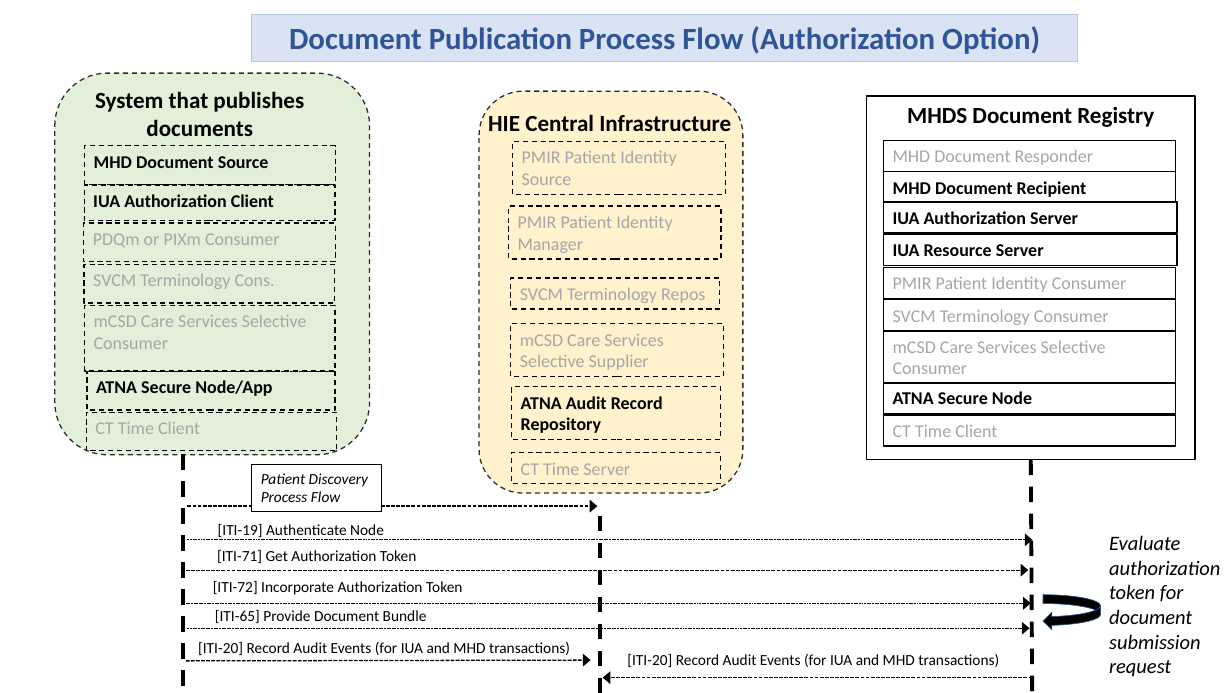
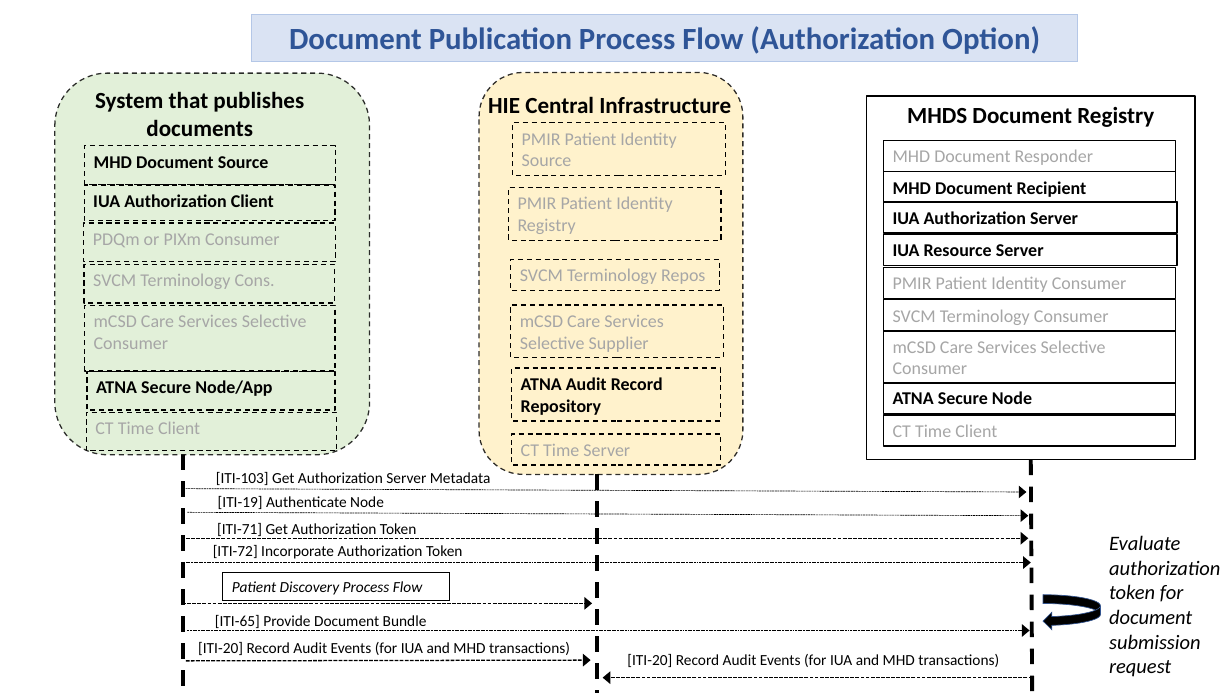
Before and after one commit to IHE/ITI.MHDS, a slide deck: slide 8 of input/images-source/Diagrams.pptx. Drawn at 1232x693 pixels with LibreOffice and Linux fonts; fonts in the diff are those of the drawing. Boxes give left, top, right and bottom in pixels: in the first picture for what was removed or moved away, otherwise in the second. Text is boxed around its words. In the diff, an @@ line names an element or a change of style, - is before the commit and + after.

```diff
--- a/input/images-source/Diagrams.pptx
+++ b/input/images-source/Diagrams.pptx
@@ 6 rectangles, 1 text, 1 rounded rectangle moved together from (x1=480, y1=91, x2=744, y2=494) to (x1=480, y1=72, x2=744, y2=474) @@
@@ text in rectangle at (x1=518, y1=197, x2=672, y2=234): text changed @@
-PMIR Patient Identity Manager
+PMIR Patient Identity Registry
@@ text added at (x1=216, y1=472, x2=491, y2=485), 12 pt, text #000000 @@
+[ITI-103] Get Authorization Server Metadata
@@ line moved from (600, 516) - (600, 693) to (598, 474) - (598, 693) @@
@@ arrow added from (186, 489) to (1027, 492), #000000 0.5 pt dashed @@
@@ text "[ITI-19] Authenticate Node" moved from (x1=218, y1=524, x2=384, y2=540) to (x1=218, y1=496, x2=384, y2=509) @@
@@ arrow moved from (186, 570) - (1029, 570) to (186, 539) - (1029, 539) @@
@@ arrow moved from (188, 540) - (1032, 540) to (188, 512) - (1029, 516) @@
@@ text "[ITI-72] Incorporate Authorization Token" moved from (x1=213, y1=581, x2=462, y2=595) to (x1=213, y1=545, x2=462, y2=559) @@
@@ text "[ITI-71] Get Authorization Token" moved from (x1=217, y1=550, x2=416, y2=563) to (x1=217, y1=523, x2=416, y2=539) @@
@@ arrow moved from (186, 604) - (1031, 604) to (186, 563) - (1031, 563) @@
@@ rectangle "Patient Discovery Process Flow" resized from (x1=251, y1=465, x2=381, y2=511) to (x1=223, y1=572, x2=450, y2=600) @@
@@ text in rectangle at (x1=232, y1=581, x2=422, y2=595): text changed @@
-Patient Discovery
-Process Flow
+Patient Discovery Process Flow
@@ arrow moved from (188, 506) - (598, 506) to (182, 604) - (592, 604) @@
@@ text "[ITI-65] Provide Document Bundle" moved from (x1=215, y1=610, x2=427, y2=623) to (x1=215, y1=615, x2=427, y2=631) @@
```
Also in this commit, not shown: 6 other slides changed, 22 other files.
